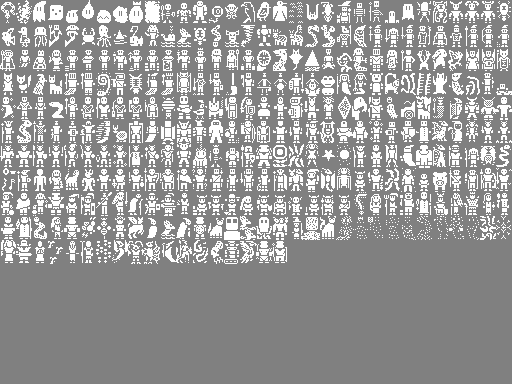
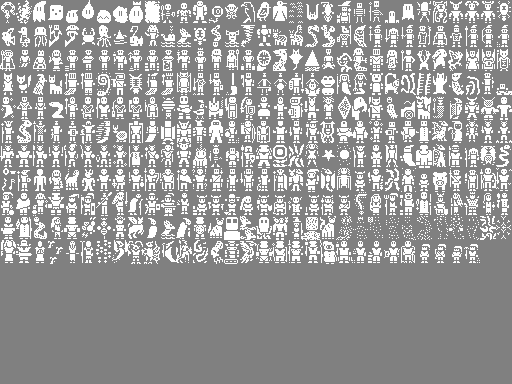
Revision of a layered 512 × 384 image; what changed, layer by layer:
painted on "creature_sprites.png" over [213, 225, 480, 264]
